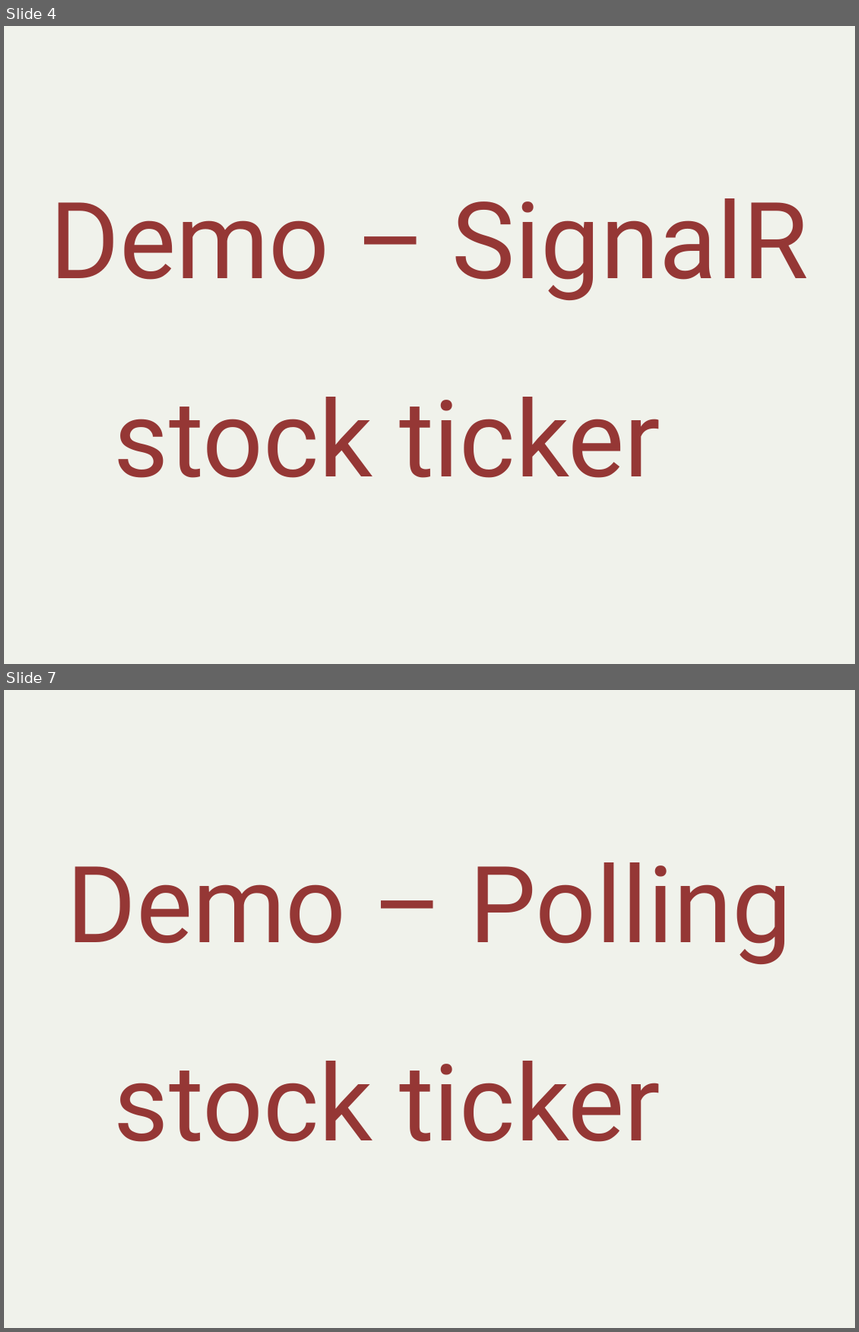
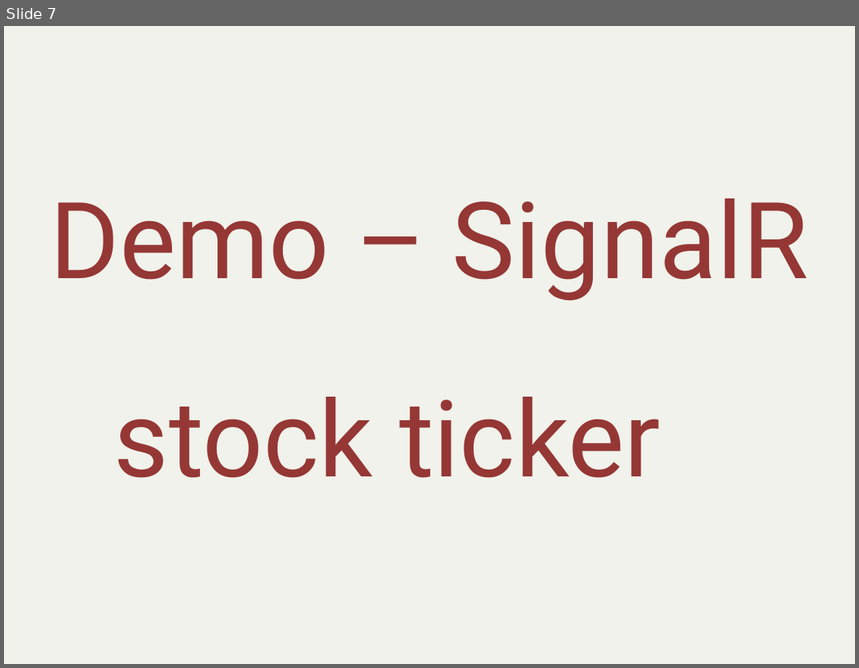
Before and after one commit to alani/Talks, a slide deck: SignalR-Intro/SignalRIntro.pptx. Shown one above the other, each under a label of ours: slides 4 and 7 before the commit, slide 7 after it; the slides between them are not shown. The pictures are 859x1332 and 859x668 pixels, drawn with LibreOffice and Linux fonts; fonts in the diff are those of the drawing. Boxes give left, top, right and bottom in pixels: in the first picture for what was removed or moved away, otherwise in the second. Text is boxed around its words. In the diff, an @@ line names an element or a change of style, - is before the commit and + after.

```diff
--- a/SignalR-Intro/SignalRIntro.pptx
+++ b/SignalR-Intro/SignalRIntro.pptx
@@ slide 7 removed at (4, 690, 855, 1328), background #F0F2EB @@
@@ title removed at (66, 863, 792, 1142) @@
-Demo – Polling stock ticker?
@@ what was slide 4 is now slide 7 @@
```
Also in this commit, not shown: 6 slides changed, 14 slides added, 9 other slides removed, 7 other files.
